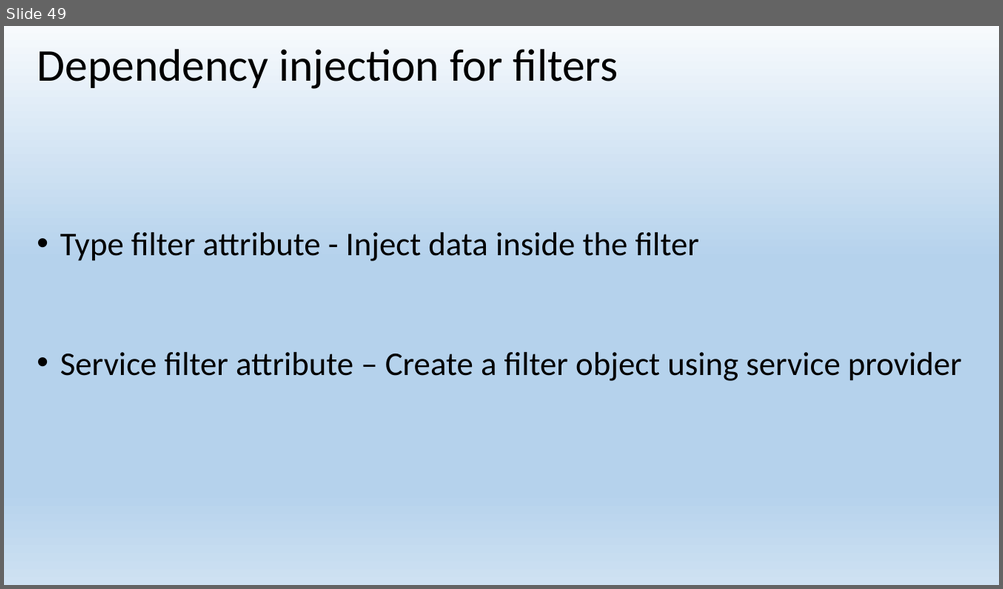
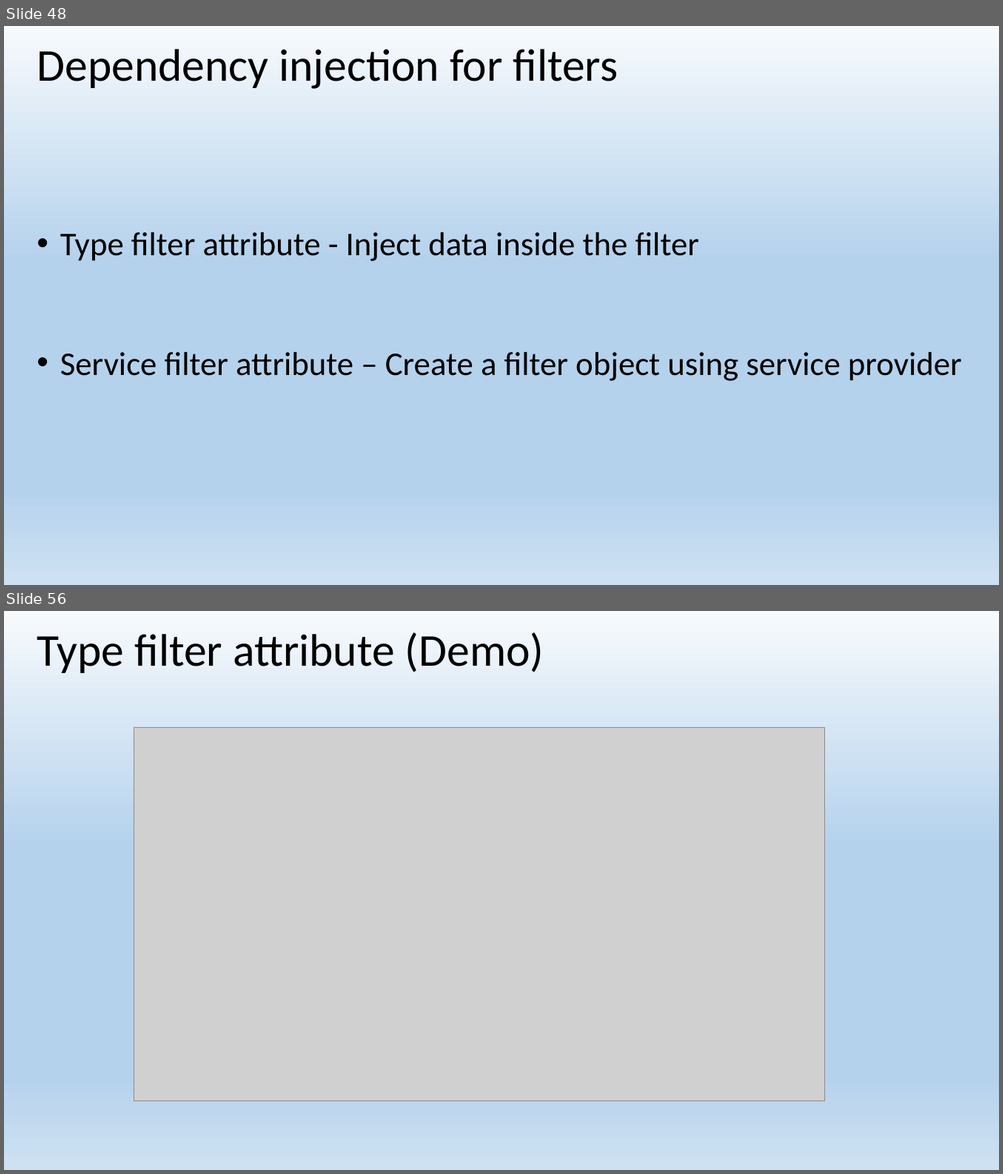
Before and after one commit to EPilyaev/ASPNetCoreMVC, a slide deck: AspNetCoreMVC.pptx. Shown one above the other, each under a label of ours: slide 49 before the commit, slides 48 and 56 after it; the slides between them are not shown. The pictures are 1003x589 and 1003x1174 pixels, drawn with LibreOffice and Linux fonts; fonts in the diff are those of the drawing; grey boxes stand for pictures. Boxes give left, top, right and bottom in pixels: in the first picture for what was removed or moved away, otherwise in the second. Text is boxed around its words. In the diff, an @@ line names an element or a change of style, - is before the commit and + after.

Commit message:
Add Type filter attribute

```diff
--- a/AspNetCoreMVC.pptx
+++ b/AspNetCoreMVC.pptx
@@ slide 56 added at bbox=[4, 611, 999, 1170], background gradient #F7FAFD to #B5D2EC to #CEE1F2 @@
@@ title added at bbox=[37, 632, 543, 673], 44 pt, text #000000 @@
+Type filter attribute (Demo)
@@ picture added at bbox=[134, 727, 825, 1101] @@
@@ what was slide 49 is now slide 48 @@
```
Also in this commit, not shown: 4 slides changed, 4 other slides added, 1 slide removed, 6 other files.
